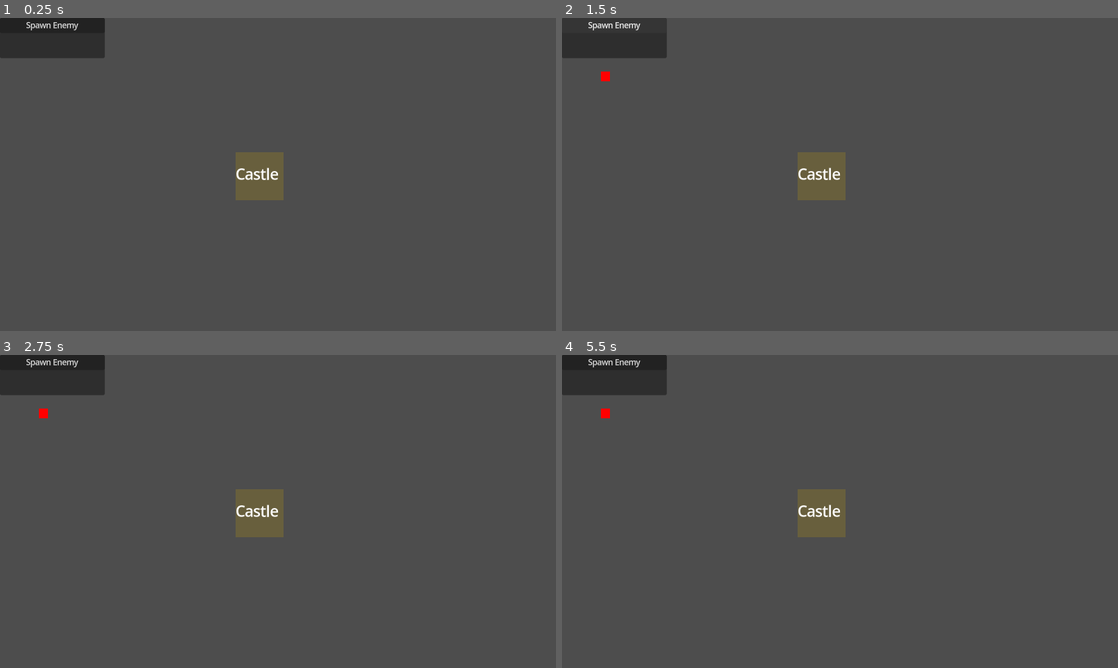
Above: before the commit, frames 1-4 (two rows, left to right).
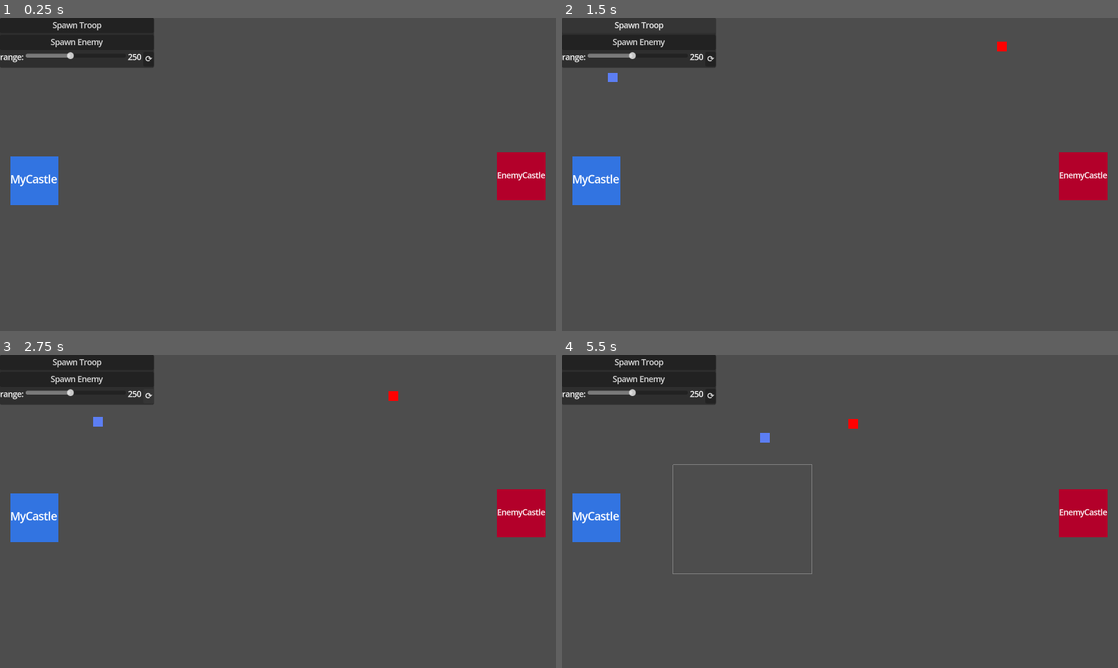
Above: after the commit, the same moments.

Repository: hpi-swa-lab/godot-pronto
Game: Godot game, scene res://prototypes/i4w1-jf-tower-defense/tower-defense.tscn
Same seed, same stepped clock (60 frames per second), same inputs: the game is played once before the commit and once after it. The project has no main scene, so this scene is started directly.
Inputs (mouse positions are in pixels of both pictures, inside the frame that each line leads up to):
- Up to frame 1 (0.25 s): no input
- Up to frame 2 (1.5 s): click "Spawn Enemy" at 0.5 s; click "Spawn Enemy" (after the commit: "Spawn Troop") at 1.25 s
- Up to frame 3 (2.75 s): click (150, 395) at 2 s, where only the run after the commit has a clickable "⟳"
- Up to frame 4 (5.5 s): tap Enter (ui_accept) at 2.75, 3.02 s; move the mouse to (962, 495) at 2.77 s; hold Right (ui_right) 2.78-3.5 s; tap J at 2.85 s; click (962, 495) at 2.92 s; drag from (728, 527) to (812, 574) at 3.52 s; move the mouse to (895, 442) at 4.27 s; hold Left (ui_left) 4.28-5 s; tap I at 4.35 s; drag from (812, 574) to (673, 464) at 5.02 s

The runs differ from the first frame. In frame 1, 6.3% of the frame differs, in the area x 0-99%, y 0-60%; in frame 2, 6.1%; in frame 3, 6.4%; in frame 4, 6.7%, in the area x 0-99%, y 0-70%.
Error after the commit: Invalid type in function 'damage' in base 'CharacterBody2D (Enemy.gd)'. Cannot convert argument 1 from Callable to float. (res://prototypes/i4w1-jf-tower-defen…

Commit message:
update scene to current progress

Diff:
--- a/prototypes/i4w1-jf-tower-defense/tower-defense.tscn
+++ b/prototypes/i4w1-jf-tower-defense/tower-defense.tscn
@@ -1,11 +1,16 @@
-[gd_scene load_steps=17 format=3 uid="uid://da42rhb2vls1m"]
+[gd_scene load_steps=37 format=3 uid="uid://da42rhb2vls1m"]
 
 [ext_resource type="Script" path="res://addons/pronto/behaviors/Placeholder.gd" id="1_5i2nd"]
+[ext_resource type="Script" path="res://prototypes/i4w1-jf-tower-defense/tower-defense.gd" id="1_wa5o0"]
 [ext_resource type="Script" path="res://addons/pronto/behaviors/Spawner.gd" id="2_2kynd"]
 [ext_resource type="Script" path="res://addons/pronto/behaviors/Code.gd" id="3_1dipl"]
 [ext_resource type="Script" path="res://addons/pronto/helpers/Connection.gd" id="4_0nawf"]
 [ext_resource type="Script" path="res://addons/pronto/helpers/ConnectionScript.gd" id="4_gmxrw"]
+[ext_resource type="Script" path="res://prototypes/i4w1-jf-tower-defense/Enemy.gd" id="5_lwmg1"]
 [ext_resource type="Script" path="res://addons/pronto/behaviors/PrototypingUI.gd" id="6_rt3b5"]
+[ext_resource type="Script" path="res://addons/pronto/behaviors/Clock.gd" id="7_s3v3w"]
+[ext_resource type="Script" path="res://addons/pronto/behaviors/SceneRoot.gd" id="8_2r0ku"]
+[ext_resource type="Script" path="res://addons/pronto/behaviors/Value.gd" id="11_2imrd"]
 
 [sub_resource type="GDScript" id="GDScript_e5la8"]
 script/source = "@tool
@@ -46,6 +51,86 @@
 deferred = false
 enabled = true
 
+[sub_resource type="GDScript" id="GDScript_s672m"]
+script/source = "@tool
+extends U
+@warning_ignore(\"unused_parameter\")
+func run(from, to):
+	return \"enemy\"
+"
+
+[sub_resource type="Resource" id="Resource_pnno7"]
+script = ExtResource("4_gmxrw")
+nested_script = SubResource("GDScript_s672m")
+argument_names = ["from", "to"]
+return_value = true
+
+[sub_resource type="GDScript" id="GDScript_0krgv"]
+script/source = "@tool
+extends U
+@warning_ignore(\"unused_parameter\")
+func run(from, to):
+	return func(from, node): node.damage(from.get_parent().damage)
+"
+
+[sub_resource type="Resource" id="Resource_kniyk"]
+script = ExtResource("4_gmxrw")
+nested_script = SubResource("GDScript_0krgv")
+argument_names = ["from", "to"]
+return_value = true
+
+[sub_resource type="GDScript" id="GDScript_sghgp"]
+script/source = "@tool
+extends U
+@warning_ignore(\"unused_parameter\")
+func run(from, to):
+	return get_parent().global_position
+"
+
+[sub_resource type="Resource" id="Resource_ueaot"]
+script = ExtResource("4_gmxrw")
+nested_script = SubResource("GDScript_sghgp")
+argument_names = ["from", "to"]
+return_value = true
+
+[sub_resource type="GDScript" id="GDScript_flkks"]
+script/source = "@tool
+extends U
+@warning_ignore(\"unused_parameter\")
+func run(from, to):
+	return G.at(\"range\")
+"
+
+[sub_resource type="Resource" id="Resource_ss1it"]
+script = ExtResource("4_gmxrw")
+nested_script = SubResource("GDScript_flkks")
+argument_names = ["from", "to"]
+return_value = true
+
+[sub_resource type="GDScript" id="GDScript_kaotm"]
+script/source = "@tool
+extends U
+@warning_ignore(\"unused_parameter\")
+func run(from, to):
+	return true
+"
+
+[sub_resource type="Resource" id="Resource_obfro"]
+script = ExtResource("4_gmxrw")
+nested_script = SubResource("GDScript_kaotm")
+argument_names = ["from", "to"]
+return_value = true
+
+[sub_resource type="Resource" id="Resource_2b3xi"]
+script = ExtResource("4_0nawf")
+signal_name = "elapsed"
+to = NodePath("../SceneRoot")
+invoke = "apply_within_dist"
+arguments = [SubResource("Resource_pnno7"), SubResource("Resource_kniyk"), SubResource("Resource_ueaot"), SubResource("Resource_ss1it")]
+only_if = SubResource("Resource_obfro")
+deferred = false
+enabled = true
+
 [sub_resource type="GDScript" id="GDScript_in53g"]
 script/source = "@tool
 extends U
@@ -84,15 +169,54 @@
 deferred = false
 enabled = true
 
+[sub_resource type="GDScript" id="GDScript_fwwrg"]
+script/source = "@tool
+extends U
+@warning_ignore(\"unused_parameter\")
+func run(result, from, to):
+	return true
+"
+
+[sub_resource type="Resource" id="Resource_xtm80"]
+script = ExtResource("4_gmxrw")
+nested_script = SubResource("GDScript_fwwrg")
+argument_names = ["result", "from", "to"]
+return_value = true
+
+[sub_resource type="Resource" id="Resource_a3h3y"]
+script = ExtResource("4_0nawf")
+signal_name = "after"
+to = NodePath("../../../EnemySpawner")
+invoke = "spawn"
+arguments = []
+only_if = SubResource("Resource_xtm80")
+deferred = false
+enabled = true
+
+[sub_resource type="NavigationPolygon" id="NavigationPolygon_l2jg2"]
+vertices = PackedVector2Array(-106, 694, 121, 387, 1029, 379, 1130, 379, 1199, 747, 1229, -31, 1128, 277, 20, 287, -29, -36, 1029, 279, 121, 287, 20, 387)
+polygons = Array[PackedInt32Array]([PackedInt32Array(0, 1, 2, 3, 4), PackedInt32Array(5, 4, 3, 6), PackedInt32Array(7, 8, 5, 6, 9, 10), PackedInt32Array(11, 1, 0), PackedInt32Array(11, 0, 8, 7), PackedInt32Array(10, 9, 2, 1)])
+outlines = Array[PackedVector2Array]([PackedVector2Array(20, 287, 121, 287, 121, 387, 20, 387), PackedVector2Array(1029, 279, 1128, 277, 1130, 379, 1029, 379), PackedVector2Array(-29, -36, 1229, -31, 1199, 747, -106, 694)])
+
 [node name="Node2D" type="Node2D"]
-
-[node name="Castle" type="StaticBody2D" parent="."]
-position = Vector2(538, 328)
-
-[node name="Placeholder" type="Node2D" parent="Castle"]
+script = ExtResource("1_wa5o0")
+
+[node name="MyCastle" type="StaticBody2D" parent="."]
+position = Vector2(71, 337)
+
+[node name="Placeholder" type="Node2D" parent="MyCastle"]
 script = ExtResource("1_5i2nd")
-label = "Castle"
-color = Color(0.407843, 0.372549, 0.239216, 1)
+label = "MyCastle"
+color = Color(0.196078, 0.454902, 0.882353, 1)
+placeholder_size = Vector2(100, 100)
+
+[node name="EnemyCastle" type="StaticBody2D" parent="."]
+position = Vector2(1080, 328)
+
+[node name="Placeholder" type="Node2D" parent="EnemyCastle"]
+script = ExtResource("1_5i2nd")
+label = "EnemyCastle"
+color = Color(0.701961, 0, 0.164706, 1)
 placeholder_size = Vector2(100, 100)
 
 [node name="Spawner" type="Node2D" parent="."]
@@ -100,25 +224,81 @@
 script = ExtResource("2_2kynd")
 metadata/pronto_connections = [SubResource("Resource_u03uj")]
 
-[node name="Enemy" type="StaticBody2D" parent="Spawner"]
+[node name="Troop" type="CharacterBody2D" parent="Spawner" node_paths=PackedStringArray("target") groups=["selectable"]]
 position = Vector2(33, 40)
-
-[node name="Placeholder" type="Node2D" parent="Spawner/Enemy"]
+script = ExtResource("5_lwmg1")
+speed = 80
+target = NodePath("../../EnemyCastle")
+
+[node name="Placeholder" type="Node2D" parent="Spawner/Troop"]
+script = ExtResource("1_5i2nd")
+color = Color(0.360784, 0.494118, 0.952941, 1)
+
+[node name="NavigationAgent2D" type="NavigationAgent2D" parent="Spawner/Troop"]
+avoidance_enabled = true
+radius = 114.6
+
+[node name="NavigationObstacle2D" type="NavigationObstacle2D" parent="Spawner/Troop"]
+
+[node name="Clock" type="Node2D" parent="Spawner/Troop"]
+position = Vector2(89, -42)
+script = ExtResource("7_s3v3w")
+trigger_interval_in_seconds = 1.0
+metadata/pronto_connections = [SubResource("Resource_2b3xi")]
+
+[node name="SceneRoot" type="Node2D" parent="Spawner/Troop"]
+position = Vector2(28, 14)
+script = ExtResource("8_2r0ku")
+
+[node name="EnemySpawner" type="Node2D" parent="."]
+position = Vector2(984, 39)
+script = ExtResource("2_2kynd")
+metadata/pronto_connections = [SubResource("Resource_u03uj")]
+
+[node name="Enemy" type="CharacterBody2D" parent="EnemySpawner" node_paths=PackedStringArray("target") groups=["enemy"]]
+position = Vector2(33, 40)
+script = ExtResource("5_lwmg1")
+speed = 80
+target = NodePath("../../MyCastle")
+
+[node name="Placeholder" type="Node2D" parent="EnemySpawner/Enemy"]
 script = ExtResource("1_5i2nd")
 color = Color(1, 0, 0, 1)
 
-[node name="NavigationAgent2D" type="NavigationAgent2D" parent="Spawner/Enemy"]
+[node name="NavigationAgent2D" type="NavigationAgent2D" parent="EnemySpawner/Enemy"]
+avoidance_enabled = true
+radius = 114.6
+
+[node name="NavigationObstacle2D" type="NavigationObstacle2D" parent="EnemySpawner/Enemy"]
 
 [node name="PanelContainer" type="PanelContainer" parent="."]
-offset_right = 217.0
-offset_bottom = 83.0
+offset_right = 319.0
+offset_bottom = 103.0
 
 [node name="PrototypingUI" type="Node2D" parent="PanelContainer"]
 position = Vector2(15, 14)
 script = ExtResource("6_rt3b5")
 
-[node name="Spawn Enemy" type="Node2D" parent="PanelContainer/PrototypingUI"]
+[node name="Spawn Troop" type="Node2D" parent="PanelContainer/PrototypingUI"]
 position = Vector2(-3, 43)
 script = ExtResource("3_1dipl")
 evaluate = SubResource("Resource_5yemp")
 metadata/pronto_connections = [SubResource("Resource_tnr71")]
+
+[node name="Spawn Enemy" type="Node2D" parent="PanelContainer/PrototypingUI"]
+position = Vector2(97, 37)
+script = ExtResource("3_1dipl")
+evaluate = SubResource("Resource_5yemp")
+metadata/pronto_connections = [SubResource("Resource_a3h3y")]
+
+[node name="range" type="Node2D" parent="PanelContainer/PrototypingUI"]
+position = Vector2(-38.4854, -38.4854)
+script = ExtResource("11_2imrd")
+float_from = 50.0
+float_to = 500.0
+float_value = 250.0
+float_step_size = 1.0
+
+[node name="NavigationRegion2D" type="NavigationRegion2D" parent="."]
+visible = false
+navigation_polygon = SubResource("NavigationPolygon_l2jg2")
